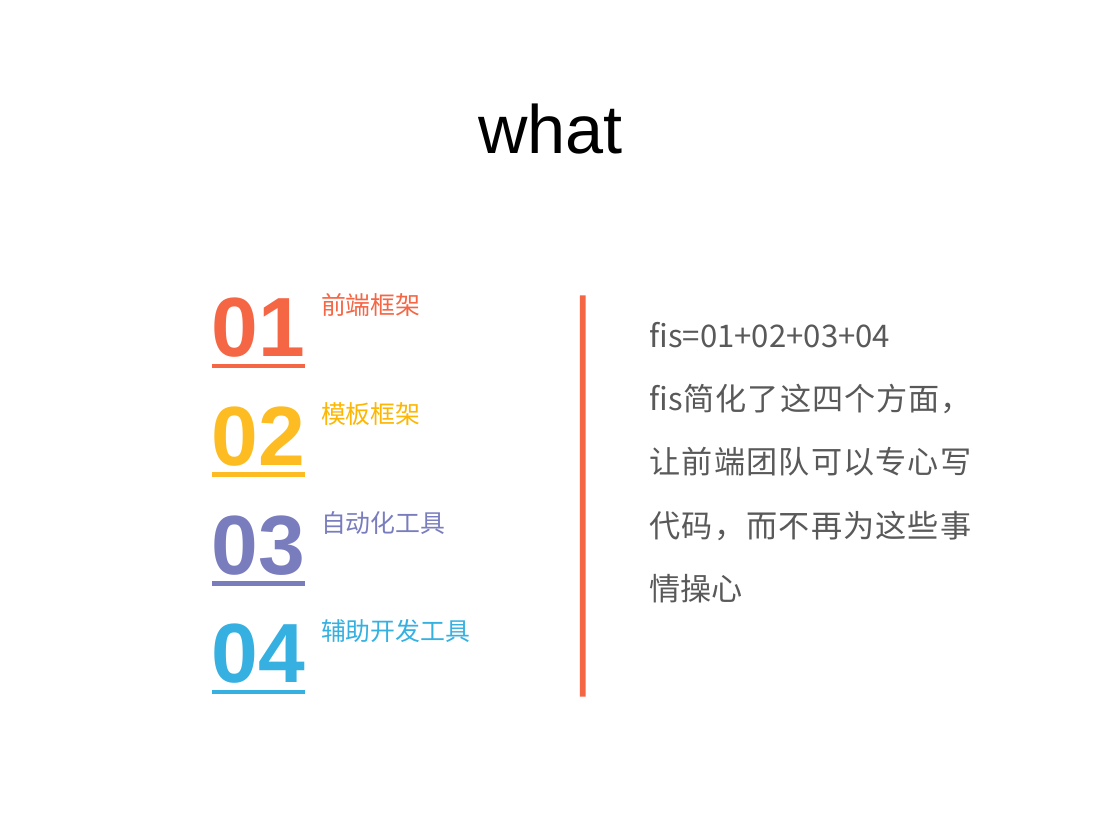
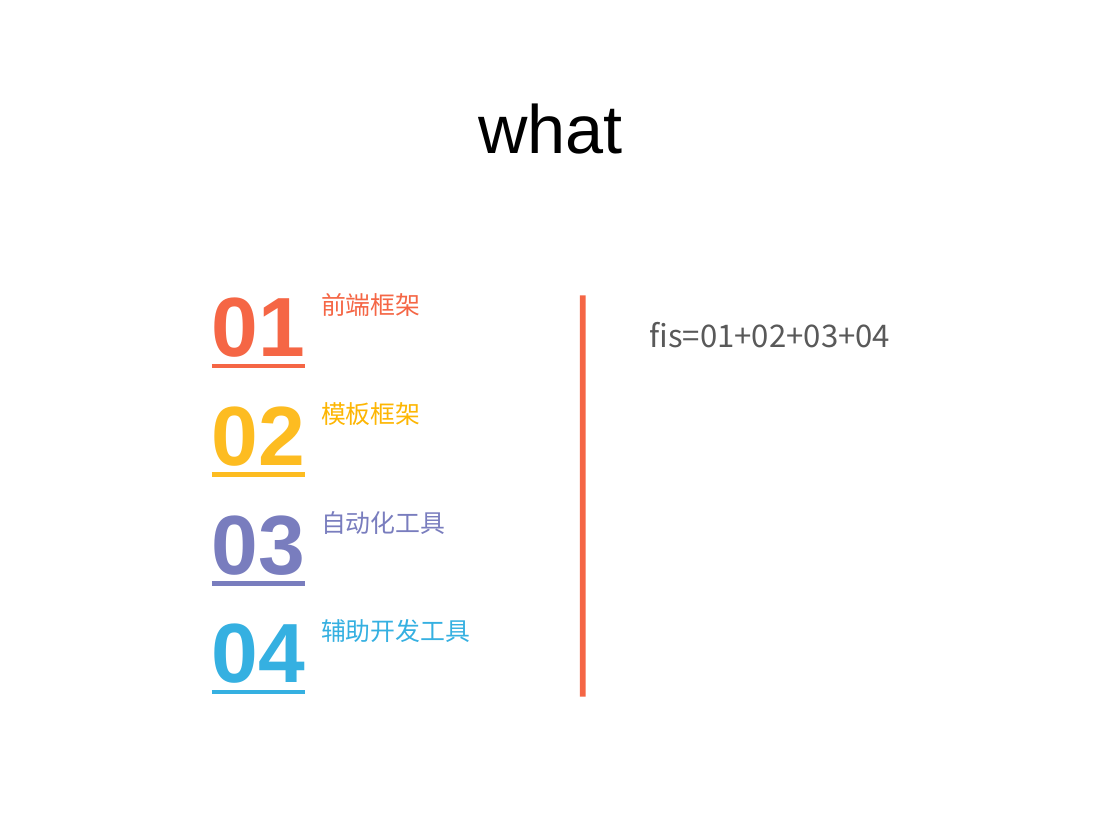
Before and after one commit to somenotes/fis, a slide deck: slide 7 of fis学习.ppt. Drawn at 1120x840 pixels with LibreOffice and Linux fonts; fonts in the diff are those of the drawing. Boxes give left, top, right and bottom in pixels: in the first picture for what was removed or moved away, otherwise in the second. Text is boxed around its words. In the diff, an @@ line names an element or a change of style, - is before the commit and + after.

```diff
--- a/fis学习.ppt
+++ b/fis学习.ppt
@@ text at [650, 384, 972, 603]: paragraph removed @@
-fis简化了这四个方面，让前端团队可以专心写代码，而不再为这些事情操心
```
Also in this commit, not shown: 8 other slides changed, 6 slides added, 1 slide removed, 1 other file.
